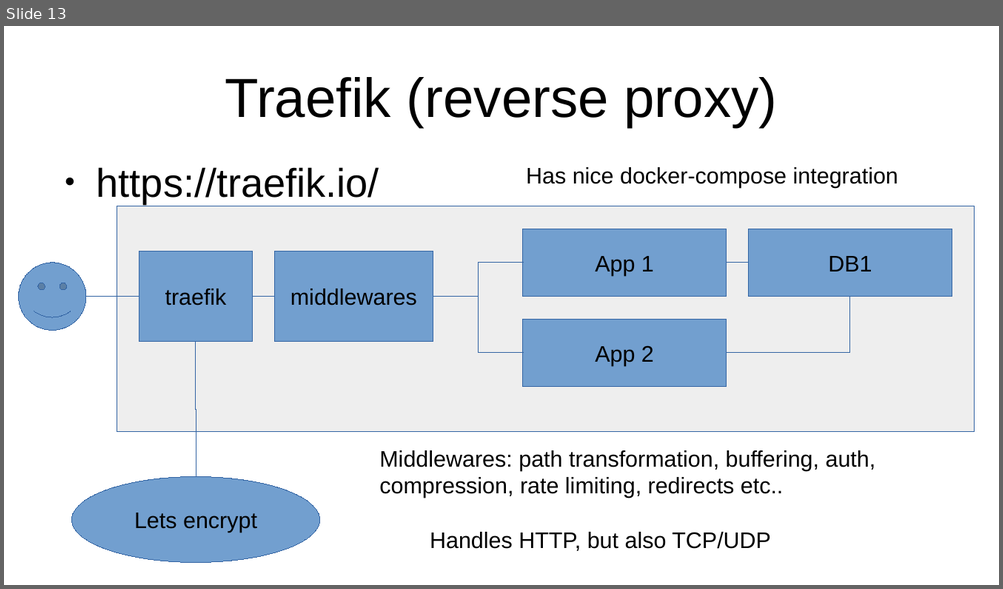
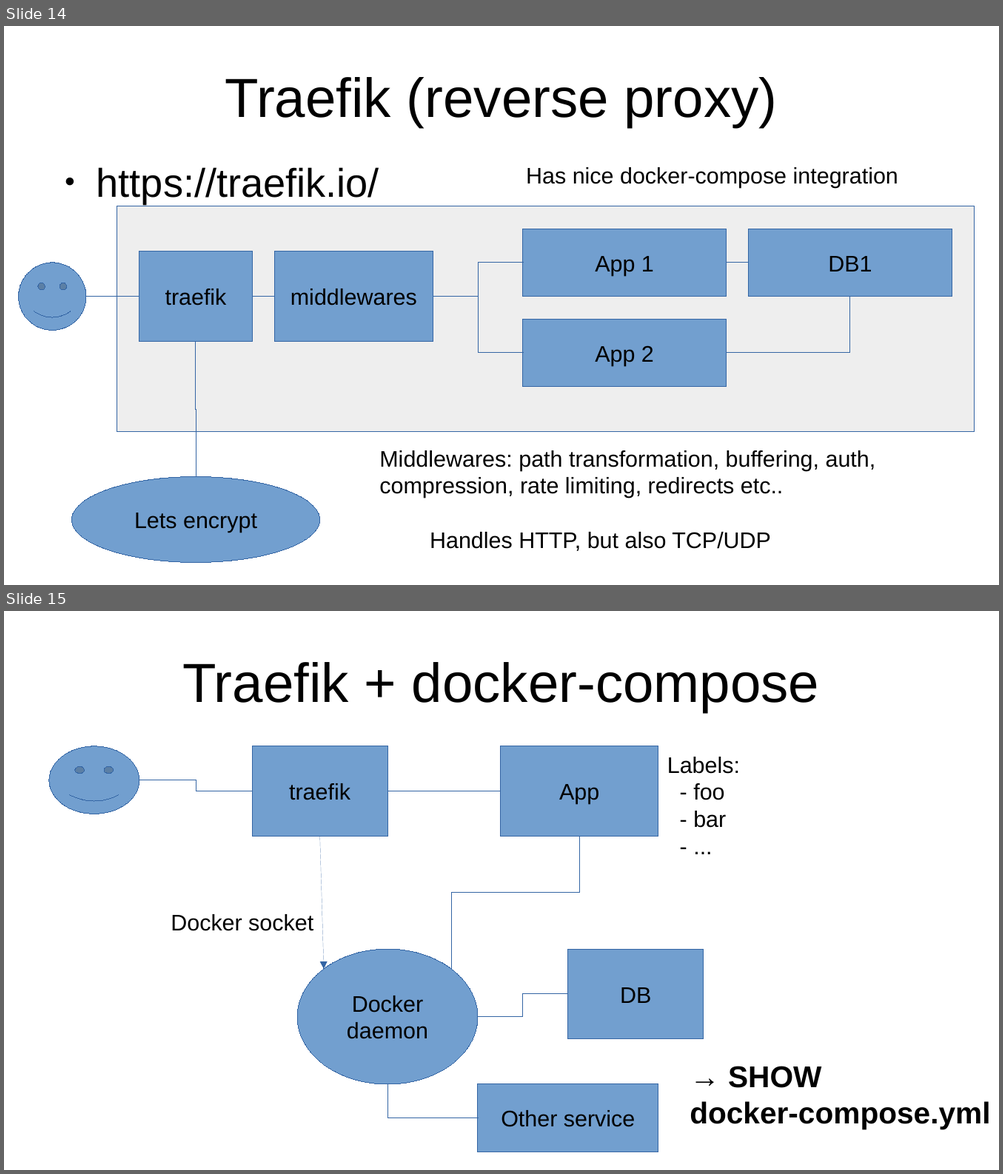
Before and after one commit to lazka/pygraz-traefik, a slide deck: presentation/pres.odp. Shown one above the other, each under a label of ours: slide 13 before the commit, slides 14 and 15 after it. The pictures are 1003x589 and 1003x1174 pixels, drawn with LibreOffice and Linux fonts; fonts in the diff are those of the drawing. Boxes give left, top, right and bottom in pixels: in the first picture for what was removed or moved away, otherwise in the second. Text is boxed around its words. In the diff, an @@ line names an element or a change of style, - is before the commit and + after.

```diff
--- a/presentation/pres.odp
+++ b/presentation/pres.odp
@@ slide 15 added at (4,611,999,1170), background #FFFFFF @@
@@ title added at (182,662,819,712), 44 pt, text #000000 @@
+Traefik + docker-compose
@@ smiley face added at (49,746,139,814), fill #729FCF, outline #3465A4 0 pt @@
@@ rectangle added at (252,746,387,837), fill #729FCF, outline #3465A4 0 pt, 18 pt, text #000000 @@
+traefik
@@ rectangle added at (501,746,658,837), fill #729FCF, outline #3465A4 0 pt, 18 pt, text #000000 @@
+App
@@ text added at (667,757,740,828), 18 pt, text #000000 @@
+Labels:
+- foo
+- bar
+- ...
@@ elbow line added from (139, 780) to (252, 792), #3465A4 0 pt @@
@@ elbow line added from (387, 792) to (501, 792), #3465A4 0 pt @@
@@ arrow added from (320, 837) to (324, 969), #3465A4 0 pt @@
@@ elbow line added from (452, 969) to (579, 837), #3465A4 0 pt @@
@@ text added at (170,914,313,931), 18 pt, text #000000 @@
+Docker socket
@@ ellipse added at (297,949,478,1085), fill #729FCF, outline #3465A4 0 pt, 18 pt, text #000000 @@
+Docker daemon
@@ rectangle added at (568,949,703,1039), fill #729FCF, outline #3465A4 0 pt, 18 pt, text #000000 @@
+DB
@@ elbow line added from (478, 1017) to (568, 994), #3465A4 0 pt @@
@@ text added at (689,1066,990,1130), 24 pt, text #000000, bold @@
+→ SHOW
+docker-compose.yml
@@ elbow line added from (387, 1085) to (478, 1119), #3465A4 0 pt @@
@@ rectangle added at (478,1085,658,1153), fill #729FCF, outline #3465A4 0 pt, 18 pt, text #000000 @@
+Other service
@@ what was slide 13 is now slide 14 @@
```
Also in this commit, not shown: 4 slides changed, 5 other slides added, 2 other files.
